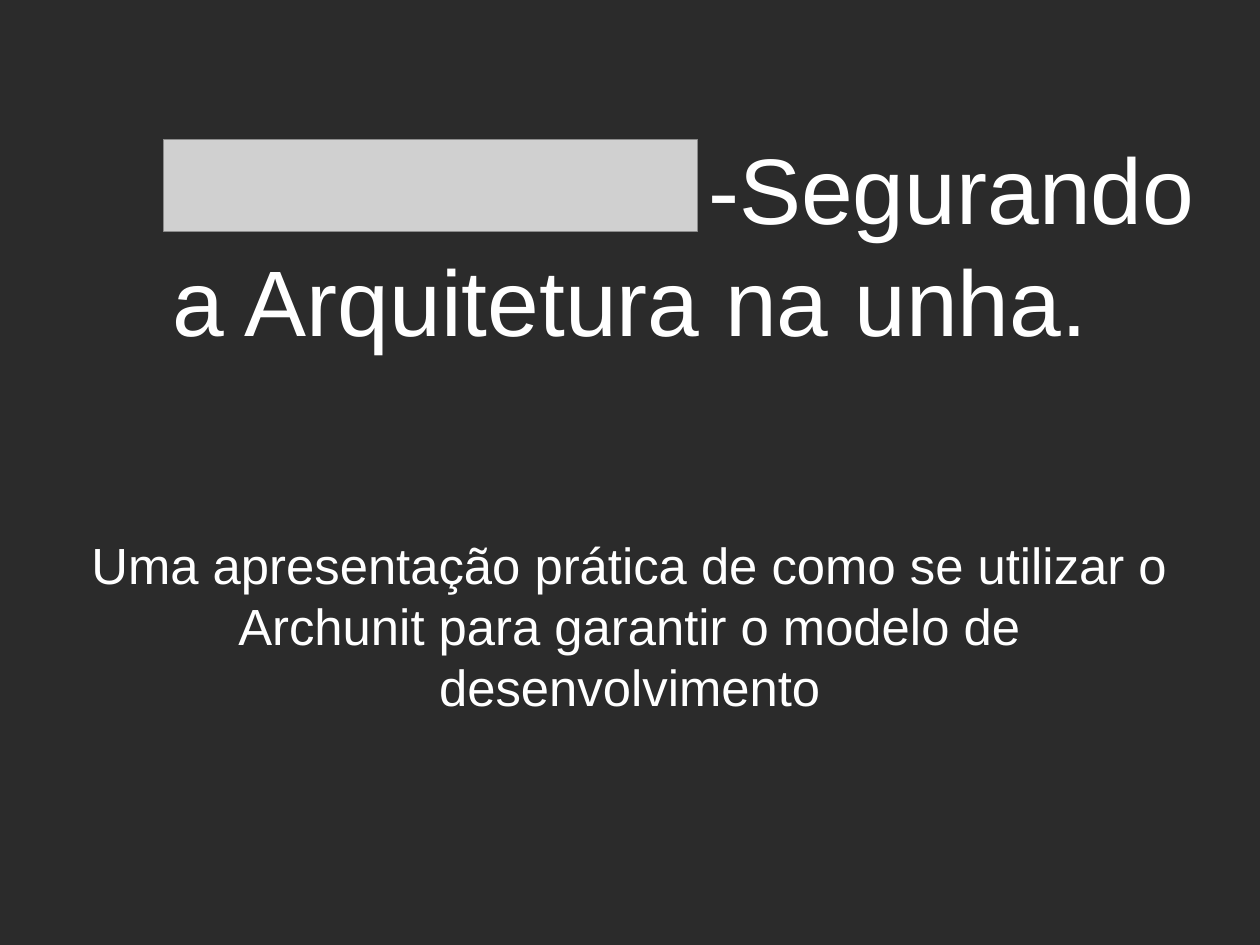
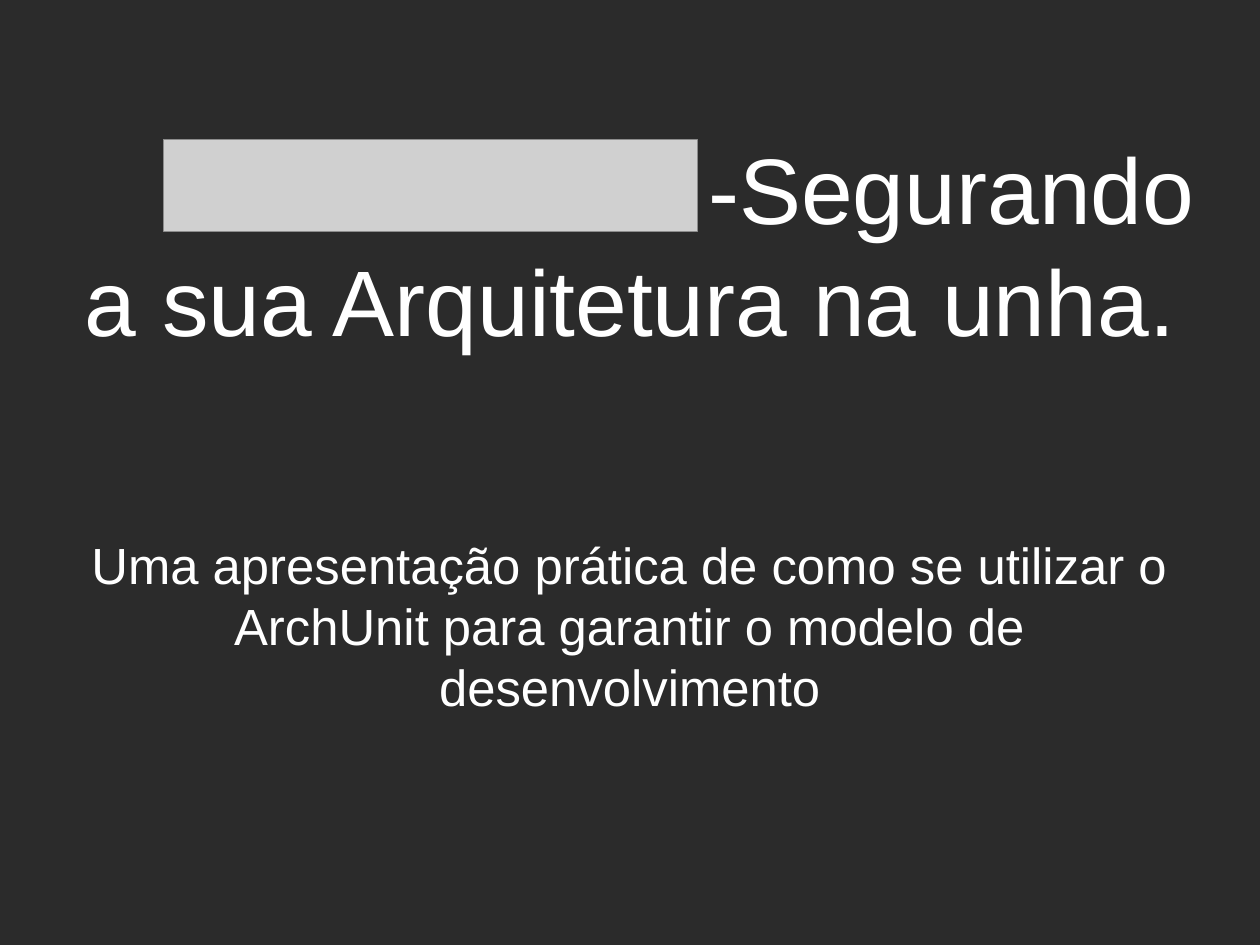
Before and after one commit to afamorim/archunit-study-case, a slide deck: slide 1 of Apresentacao.odp. Drawn at 1260x945 pixels with LibreOffice and Linux fonts; fonts in the diff are those of the drawing; grey boxes stand for pictures; background and template pictures are left out; a plain dark background stands for a picture behind light text. Boxes give left, top, right and bottom in pixels: in the first picture for what was removed or moved away, otherwise in the second. Text is boxed around its words. In the diff, an @@ line names an element or a change of style, - is before the commit and + after.

Commit message:
Desenvolvimento da apresentação do Archiunit

```diff
--- a/Apresentacao.odp
+++ b/Apresentacao.odp
@@ title at <box>85,156,1194,353</box>: text changed @@
--Segurando a Arquitetura na unha.
+-Segurando a sua Arquitetura na unha.
@@ subtitle at <box>91,546,1166,707</box>: text changed @@
-Uma apresentação prática de como se utilizar o Archunit para garantir o modelo de desenvolvimento
+Uma apresentação prática de como se utilizar o ArchUnit para garantir o modelo de desenvolvimento
```
Also in this commit, not shown: 1 other slide changed, 10 slides added, 2 slides removed, 5 other files.
